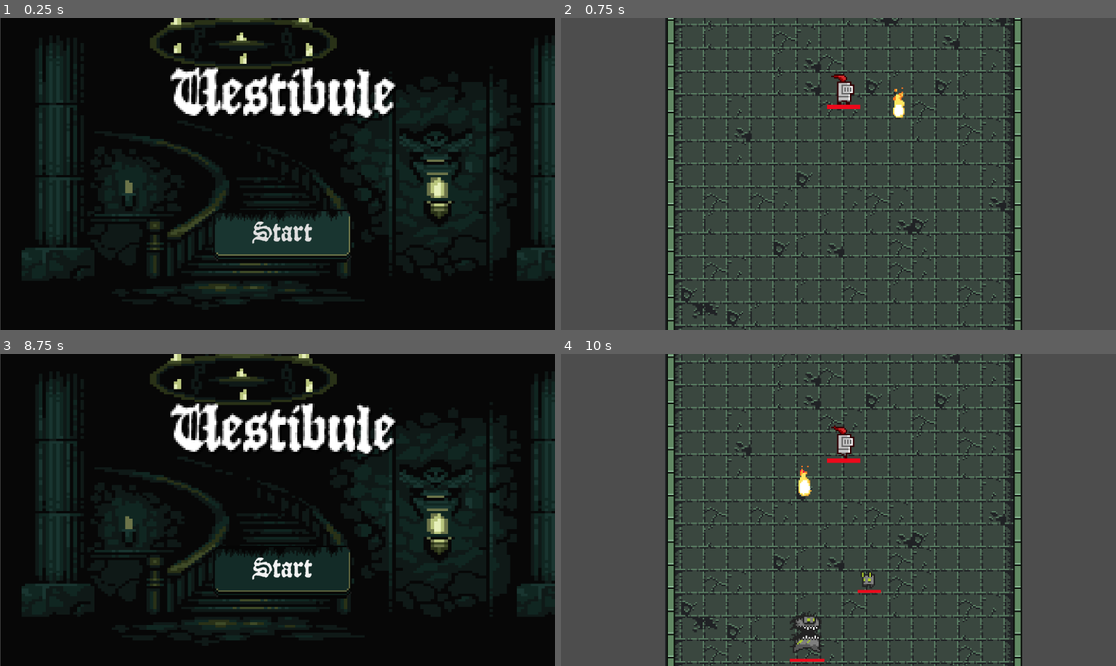
Above: before the commit, frames 1-4 (two rows, left to right).
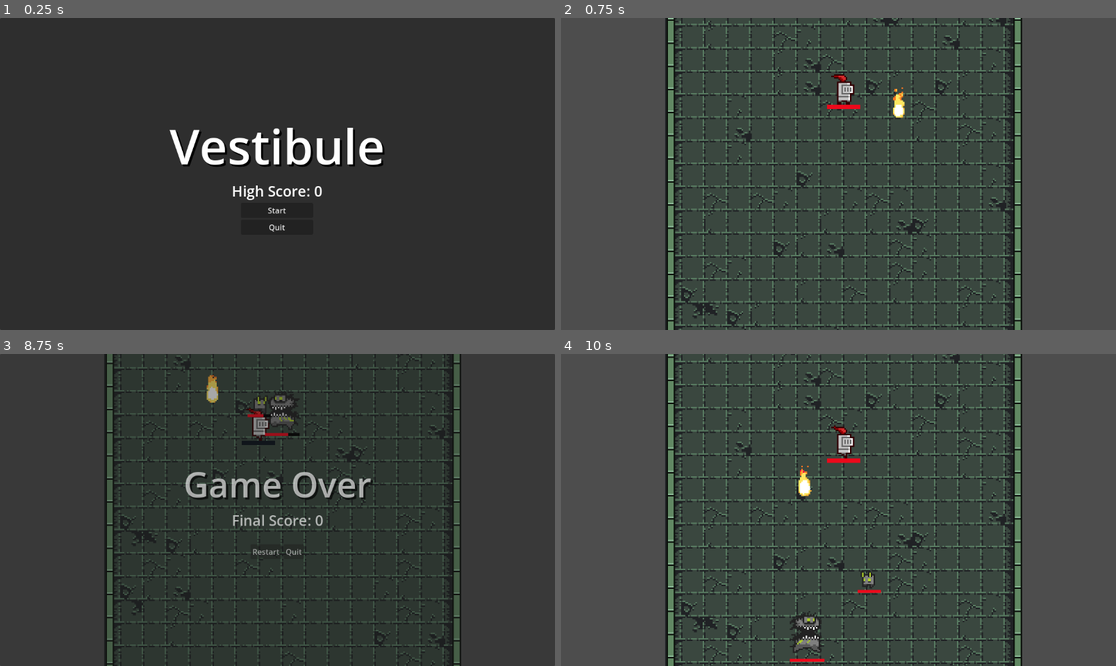
Above: after the commit, the same moments.

Repository: oliver6312/thebigone
Game: Godot game, scene res://scenes/startscreen.tscn
Same seed, same stepped clock (60 frames per second), same inputs: the game is played once before the commit and once after it. Before the commit the project starts from res://scenes/titlescreen.tscn.
Inputs (mouse positions are in pixels of both pictures, inside the frame that each line leads up to):
- Up to frame 1 (0.25 s): no input
- Up to frame 2 (0.75 s): click "Start" at 0.5 s
- Up to frame 3 (8.75 s): hold Right (ui_right) 1.28-2.03 s; hold Down (ui_down) 2.03-2.78 s; hold Right (ui_right) 2.78-3.53 s; hold Up (ui_up) 3.53-4.28 s; hold Left (ui_left) 4.28-5.78 s; hold Down (ui_down) 5.78-6.53 s; hold Right (ui_right) 6.53-7.28 s; hold Up (ui_up) 7.28-8.03 s; hold Right (ui_right) from 8.03 s (still down)
- Up to frame 4 (10 s): release Right (ui_right) at 8.75 s; click (827, 550) at 8.75 s, where only the run after the commit has a clickable "Restart"; hold Down (ui_down) from 9.53 s (still down)

The runs differ from the first frame. In frame 1, 92% of the frame differs, in the area x 0-100%, y 0-100%; in frame 2, nothing differs; in frame 3, 94%; in frame 4, nothing differs.

Commit message:
Portal and Highscore

Diff:
--- a/EndScreen.tscn
+++ /dev/null
@@ -1,51 +0,0 @@
-[gd_scene format=3 uid="uid://box0negtxsu72"]
-
-[node name="CanvasLayer" type="CanvasLayer"]
-
-[node name="Panel" type="Panel" parent="."]
-modulate = Color(1, 1, 1, 0.639216)
-anchors_preset = 15
-anchor_right = 1.0
-anchor_bottom = 1.0
-grow_horizontal = 2
-grow_vertical = 2
-
-[node name="HBoxContainer" type="HBoxContainer" parent="Panel"]
-layout_mode = 1
-anchors_preset = 15
-anchor_right = 1.0
-anchor_bottom = 1.0
-grow_horizontal = 2
-grow_vertical = 2
-alignment = 1
-
-[node name="VBoxContainer" type="VBoxContainer" parent="Panel/HBoxContainer"]
-layout_mode = 2
-alignment = 1
-
-[node name="game_over_label" type="Label" parent="Panel/HBoxContainer/VBoxContainer"]
-layout_mode = 2
-theme_override_colors/font_shadow_color = Color(0, 0, 0, 1)
-theme_override_constants/shadow_offset_x = 4
-theme_override_constants/shadow_offset_y = 4
-theme_override_font_sizes/font_size = 72
-text = "Game Over"
-
-[node name="highscore_label" type="Label" parent="Panel/HBoxContainer/VBoxContainer"]
-layout_mode = 2
-text = "New High Score!"
-horizontal_alignment = 1
-
-[node name="currentscore_label" type="Label" parent="Panel/HBoxContainer/VBoxContainer"]
-layout_mode = 2
-theme_override_font_sizes/font_size = 30
-text = "Score: 0"
-horizontal_alignment = 1
-
-[node name="restart_button" type="Button" parent="Panel/HBoxContainer/VBoxContainer"]
-layout_mode = 2
-text = "Restart"
-
-[node name="quit_button" type="Button" parent="Panel/HBoxContainer/VBoxContainer"]
-layout_mode = 2
-text = "Quit"
--- /dev/null
+++ b/Script/PentagramPortalMain.gd
@@ -0,0 +1,11 @@
+extends CharacterBody2D
+
+#@export var target_position: Vector2
+
+func portal():
+	pass
+
+#func _on_portal_body_entered(body: Node2D) -> void:
+#	print ("Player in portal")
+#	if body.has_method("player"):
+#		body.global_position = Vector2(-10, 10)
--- /dev/null
+++ b/Script/gameover.gd
@@ -0,0 +1,22 @@
+class_name GameOver extends CanvasLayer
+
+@onready var currentscore: Label = %currentscore_label
+@onready var high_score: Label = %highscore_label
+@onready var restart: Button = %restart_button
+@onready var quit: Button = %quit_button
+
+func set_score(n:int):
+	currentscore.text = "Final Score: " + str(n)
+	if n > Global.save_data.high_score:
+		high_score.visible = true
+		Global.save_data.high_score = n
+		Global.save_data.save()
+	else:
+		high_score.visible = false
+
+func _on_restart_button_pressed() -> void:
+	get_tree().reload_current_scene()
+
+
+func _on_quit_button_pressed() -> void:
+	get_tree().quit()
--- a/Script/player.gd
+++ b/Script/player.gd
@@ -4,6 +4,10 @@
 @export var friction = 0.1
 @export var acceleration = 0.08
 @onready var healthbar: ProgressBar = $healthbar
+
+const gameover_scene:PackedScene = preload("res://scenes/EndScreen.tscn")
+var gameover_menu:GameOver
+var score: int = 0
 
 var current_dir = "none"
 
@@ -12,6 +16,11 @@
 var enemy_attack_cooldown = true
 var health = 100
 var player_alive = true
+
+
+
+func player():
+	pass
 
 func get_input():
 	var input_direction = Input.get_vector("ui_left", "ui_right", "ui_up", "ui_down")
@@ -35,8 +44,11 @@
 	small_enemy_attack()
 	if health <= 0:
 		player_alive = false
-		get_tree().change_scene_to_file("res://scenes/titlescreen.tscn")
-		self.queue_free()
+		if not gameover_menu:
+			gameover_menu = gameover_scene.instantiate() as GameOver
+			add_child(gameover_menu)
+			gameover_menu.set_score(score)
+
 
 	get_input()
 	move_and_slide()
@@ -54,14 +66,16 @@
 	if movement == 0:
 		anim.play("Idle")
 
-func player():
-	pass
 
 func _on_player_hitbox_body_entered(body: Node2D) -> void:
 	if body.has_method("big_enemy"):
 		big_enemy_inattack_range = true
 	if body.has_method("small_enemy"):
 		small_enemy_inattack_range = true
+	if body.has_method("portal"):
+		print ("Player in portal")
+		score += 100
+		self.global_position = Vector2(-10, 10)
 
 
 func _on_player_hitbox_body_exited(body: Node2D) -> void:
--- a/project.godot
+++ b/project.godot
@@ -11,7 +11,7 @@
 [application]
 
 config/name="TheBigOne"
-run/main_scene="uid://dh7ni4hack8u8"
+run/main_scene="uid://1nlc1olbbvtk"
 config/features=PackedStringArray("4.4", "Forward Plus")
 config/icon="res://icon.svg"
 
--- /dev/null
+++ b/scenes/EndScreen.tscn
@@ -0,0 +1,70 @@
+[gd_scene load_steps=2 format=3 uid="uid://box0negtxsu72"]
+
+[ext_resource type="Script" uid="uid://3n8b06gtaqqs" path="res://Script/gameover.gd" id="1_qfurf"]
+
+[node name="GameOver" type="CanvasLayer"]
+script = ExtResource("1_qfurf")
+
+[node name="Panel" type="Panel" parent="."]
+modulate = Color(1, 1, 1, 0.639216)
+anchors_preset = 15
+anchor_right = 1.0
+anchor_bottom = 1.0
+grow_horizontal = 2
+grow_vertical = 2
+
+[node name="HBoxContainer" type="HBoxContainer" parent="Panel"]
+layout_mode = 1
+anchors_preset = 15
+anchor_right = 1.0
+anchor_bottom = 1.0
+grow_horizontal = 2
+grow_vertical = 2
+alignment = 1
+
+[node name="VBoxContainer" type="VBoxContainer" parent="Panel/HBoxContainer"]
+layout_mode = 2
+alignment = 1
+
+[node name="game_over_label" type="Label" parent="Panel/HBoxContainer/VBoxContainer"]
+layout_mode = 2
+theme_override_colors/font_shadow_color = Color(0, 0, 0, 1)
+theme_override_constants/shadow_offset_x = 4
+theme_override_constants/shadow_offset_y = 4
+theme_override_font_sizes/font_size = 72
+text = "Game Over"
+
+[node name="highscore_label" type="Label" parent="Panel/HBoxContainer/VBoxContainer"]
+unique_name_in_owner = true
+layout_mode = 2
+text = "New High Score!"
+horizontal_alignment = 1
+
+[node name="currentscore_label" type="Label" parent="Panel/HBoxContainer/VBoxContainer"]
+unique_name_in_owner = true
+layout_mode = 2
+theme_override_font_sizes/font_size = 30
+text = "Score: 0"
+horizontal_alignment = 1
+
+[node name="MarginContainer" type="MarginContainer" parent="Panel/HBoxContainer/VBoxContainer"]
+layout_mode = 2
+theme_override_constants/margin_top = 25
+
+[node name="GridContainer" type="GridContainer" parent="Panel/HBoxContainer/VBoxContainer/MarginContainer"]
+layout_mode = 2
+size_flags_horizontal = 4
+columns = 2
+
+[node name="restart_button" type="Button" parent="Panel/HBoxContainer/VBoxContainer/MarginContainer/GridContainer"]
+unique_name_in_owner = true
+layout_mode = 2
+text = "Restart"
+
+[node name="quit_button" type="Button" parent="Panel/HBoxContainer/VBoxContainer/MarginContainer/GridContainer"]
+unique_name_in_owner = true
+layout_mode = 2
+text = "Quit"
+
+[connection signal="pressed" from="Panel/HBoxContainer/VBoxContainer/MarginContainer/GridContainer/restart_button" to="." method="_on_restart_button_pressed"]
+[connection signal="pressed" from="Panel/HBoxContainer/VBoxContainer/MarginContainer/GridContainer/quit_button" to="." method="_on_quit_button_pressed"]
--- a/scenes/main.tscn
+++ b/scenes/main.tscn
@@ -6,6 +6,7 @@
 [ext_resource type="PackedScene" uid="uid://ddnafjru6xxit" path="res://scenes/fireball.tscn" id="4_85g3d"]
 [ext_resource type="PackedScene" uid="uid://vptyxcuxw8vd" path="res://scenes/enemy.tscn" id="5_choun"]
 [ext_resource type="PackedScene" uid="uid://ccsd7iopeksax" path="res://scenes/imp.tscn" id="6_ya4ey"]
+[ext_resource type="PackedScene" uid="uid://c5mvj1r50djxd" path="res://scenes/pentagram_portal.tscn" id="7_o6xl0"]
 
 [sub_resource type="TileSetAtlasSource" id="TileSetAtlasSource_kdubu"]
 texture = ExtResource("1_tefeu")
@@ -275,6 +276,9 @@
 tile_map_data = PackedByteArray("AAACAP7/AQAAAAEAAADz//7/AQAAAAEAAADz//3/AQAAAAEAAADz////AQAAAAEAAADz/wAAAQAAAAEAAADz/w …(11440 unchanged characters)…
 tile_set = SubResource("TileSet_kdubu")
 
+[node name="Portal" parent="." instance=ExtResource("7_o6xl0")]
+position = Vector2(-74, 416)
+
 [node name="Player" parent="." instance=ExtResource("3_tipki")]
 position = Vector2(-80, 31)
 
--- /dev/null
+++ b/scenes/pentagram_portal.tscn
@@ -0,0 +1,19 @@
+[gd_scene load_steps=4 format=3 uid="uid://c5mvj1r50djxd"]
+
+[ext_resource type="Script" uid="uid://dodnofiefv7yp" path="res://Script/PentagramPortalMain.gd" id="1_ymu1f"]
+[ext_resource type="Texture2D" uid="uid://te7s74nqloed" path="res://0x72_DungeonTilesetII_v1.7/pentagram_portal.png" id="2_5yxc1"]
+
+[sub_resource type="CircleShape2D" id="CircleShape2D_ymu1f"]
+radius = 11.0
+
+[node name="CharacterBody2D" type="CharacterBody2D"]
+script = ExtResource("1_ymu1f")
+
+[node name="Sprite2D" type="Sprite2D" parent="."]
+texture = ExtResource("2_5yxc1")
+
+[node name="Circle" type="CollisionShape2D" parent="."]
+light_mask = 8
+visibility_layer = 8
+position = Vector2(-5, -1)
+shape = SubResource("CircleShape2D_ymu1f")
--- a/scenes/player.tscn
+++ b/scenes/player.tscn
@@ -2,7 +2,7 @@
 
 [ext_resource type="Script" uid="uid://coe2q166i7lj4" path="res://Script/player.gd" id="1_4flbx"]
 [ext_resource type="Texture2D" uid="uid://cbug6tpubkl82" path="res://0x72_DungeonTilesetII_v1.7/frames/knight_red_all_anim.png" id="2_g2els"]
-[ext_resource type="Script" uid="uid://cv73g1s1fb3t0" path="res://scenes/enemy_spawner.gd" id="3_qhqgy"]
+[ext_resource type="Script" uid="uid://cv73g1s1fb3t0" path="res://Script/enemy_spawner.gd" id="3_qhqgy"]
 
 [sub_resource type="AtlasTexture" id="AtlasTexture_qhqgy"]
 atlas = ExtResource("2_g2els")
@@ -109,8 +109,12 @@
 position_smoothing_enabled = true
 
 [node name="player_hitbox" type="Area2D" parent="."]
+collision_layer = 9
+collision_mask = 9
 
 [node name="CollisionShape2D" type="CollisionShape2D" parent="player_hitbox"]
+light_mask = 9
+visibility_layer = 9
 position = Vector2(1, -8)
 shape = SubResource("RectangleShape2D_i3pqv")
 
--- /dev/null
+++ b/scenes/startscreen.tscn
@@ -0,0 +1,63 @@
+[gd_scene load_steps=2 format=3 uid="uid://1nlc1olbbvtk"]
+
+[ext_resource type="Script" uid="uid://hhws75whhppr" path="res://startscreen.gd" id="1_qx56x"]
+
+[node name="startscreen" type="CanvasLayer"]
+script = ExtResource("1_qx56x")
+
+[node name="Panel" type="Panel" parent="."]
+anchors_preset = 15
+anchor_right = 1.0
+anchor_bottom = 1.0
+grow_horizontal = 2
+grow_vertical = 2
+
+[node name="HBoxContainer" type="HBoxContainer" parent="Panel"]
+layout_mode = 1
+anchors_preset = 15
+anchor_right = 1.0
+anchor_bottom = 1.0
+grow_horizontal = 2
+grow_vertical = 2
+alignment = 1
+
+[node name="VBoxContainer" type="VBoxContainer" parent="Panel/HBoxContainer"]
+layout_mode = 2
+alignment = 1
+
+[node name="TitleLabel" type="Label" parent="Panel/HBoxContainer/VBoxContainer"]
+layout_mode = 2
+theme_override_colors/font_shadow_color = Color(0, 0, 0, 1)
+theme_override_constants/shadow_offset_x = 4
+theme_override_constants/shadow_offset_y = 4
+theme_override_font_sizes/font_size = 100
+text = "Vestibule"
+
+[node name="MarginContainer" type="MarginContainer" parent="Panel/HBoxContainer/VBoxContainer"]
+layout_mode = 2
+
+[node name="ScoreLabel" type="Label" parent="Panel/HBoxContainer/VBoxContainer/MarginContainer"]
+unique_name_in_owner = true
+layout_mode = 2
+theme_override_font_sizes/font_size = 30
+text = "Highscore:"
+horizontal_alignment = 1
+
+[node name="GridContainer" type="GridContainer" parent="Panel/HBoxContainer/VBoxContainer"]
+layout_mode = 2
+size_flags_horizontal = 4
+
+[node name="StartButton" type="Button" parent="Panel/HBoxContainer/VBoxContainer/GridContainer"]
+unique_name_in_owner = true
+custom_minimum_size = Vector2(150, 0)
+layout_mode = 2
+text = "Start"
+
+[node name="EndButton" type="Button" parent="Panel/HBoxContainer/VBoxContainer/GridContainer"]
+unique_name_in_owner = true
+custom_minimum_size = Vector2(150, 0)
+layout_mode = 2
+text = "Quit"
+
+[connection signal="pressed" from="Panel/HBoxContainer/VBoxContainer/GridContainer/StartButton" to="." method="_on_start_button_pressed"]
+[connection signal="pressed" from="Panel/HBoxContainer/VBoxContainer/GridContainer/EndButton" to="." method="_on_end_button_pressed"]
--- /dev/null
+++ b/startscreen.gd
@@ -0,0 +1,20 @@
+class_name StartScreen extends CanvasLayer
+
+const gameplay_scene:PackedScene = preload("res://scenes/main.tscn")
+
+@onready var score: Label = %ScoreLabel
+@onready var start: Button = %StartButton
+@onready var end: Button = %EndButton
+
+func _ready() -> void:
+	var high_score:int = Global.save_data.high_score
+	score.text = "High Score: " + str(high_score)
+
+
+
+func _on_start_button_pressed() -> void:
+	get_tree().change_scene_to_packed(gameplay_scene)
+
+
+func _on_end_button_pressed() -> void:
+	get_tree().quit()
Binary file added: 0x72_DungeonTilesetII_v1.7/pentagram_portal.png
Not shown, added: 0x72_DungeonTilesetII_v1.7/pentagram_portal.png.import
Not shown, added: Script/PentagramPortalMain.gd.uid
Renamed: scenes/enemy_spawner.gd -> Script/enemy_spawner.gd
Renamed: scenes/enemy_spawner.gd.uid -> Script/enemy_spawner.gd.uid
Not shown, added: Script/gameover.gd.uid
Not shown: 1 places in scenes/main.tscn that only renumber resources
Not shown, added: startscreen.gd.uid
